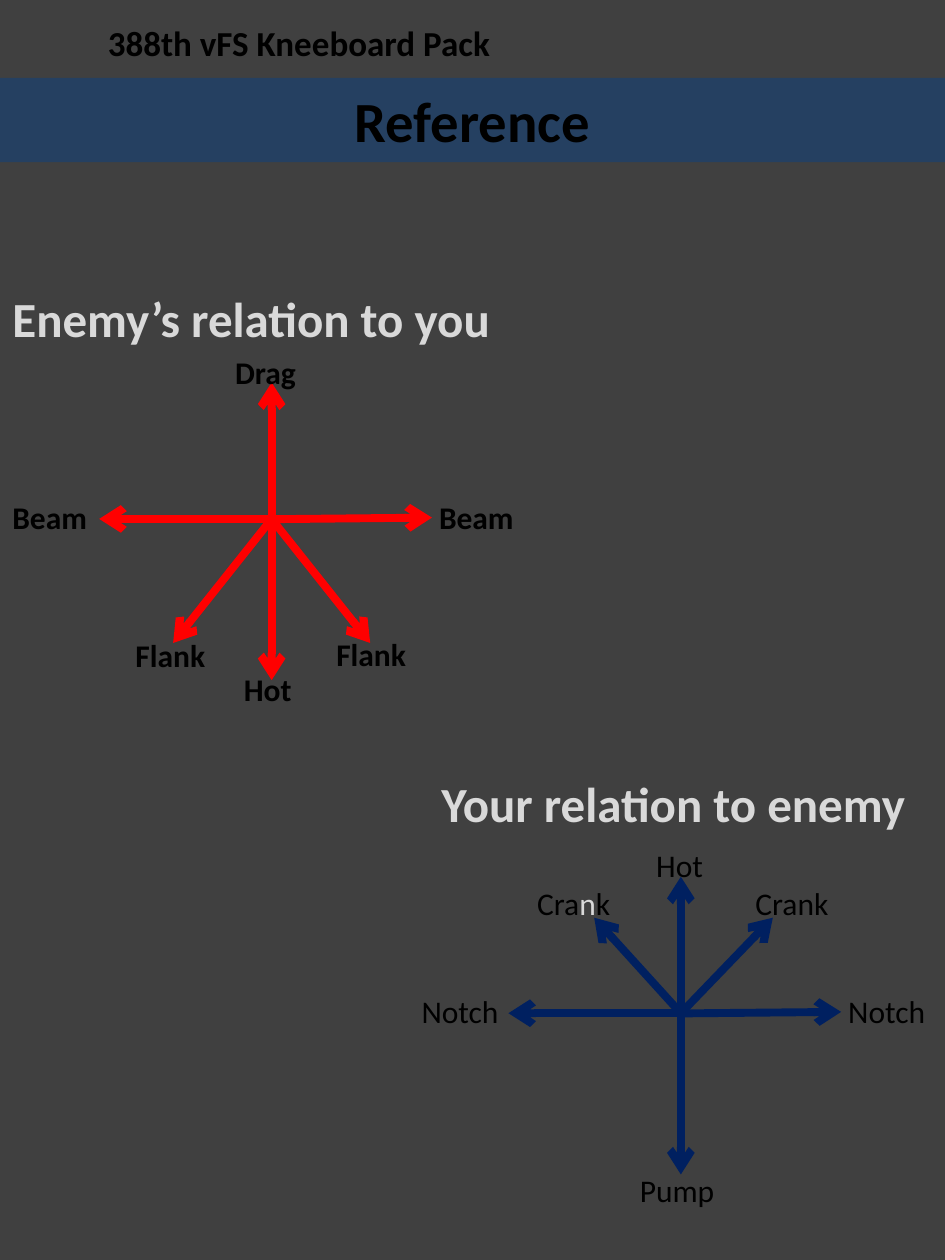
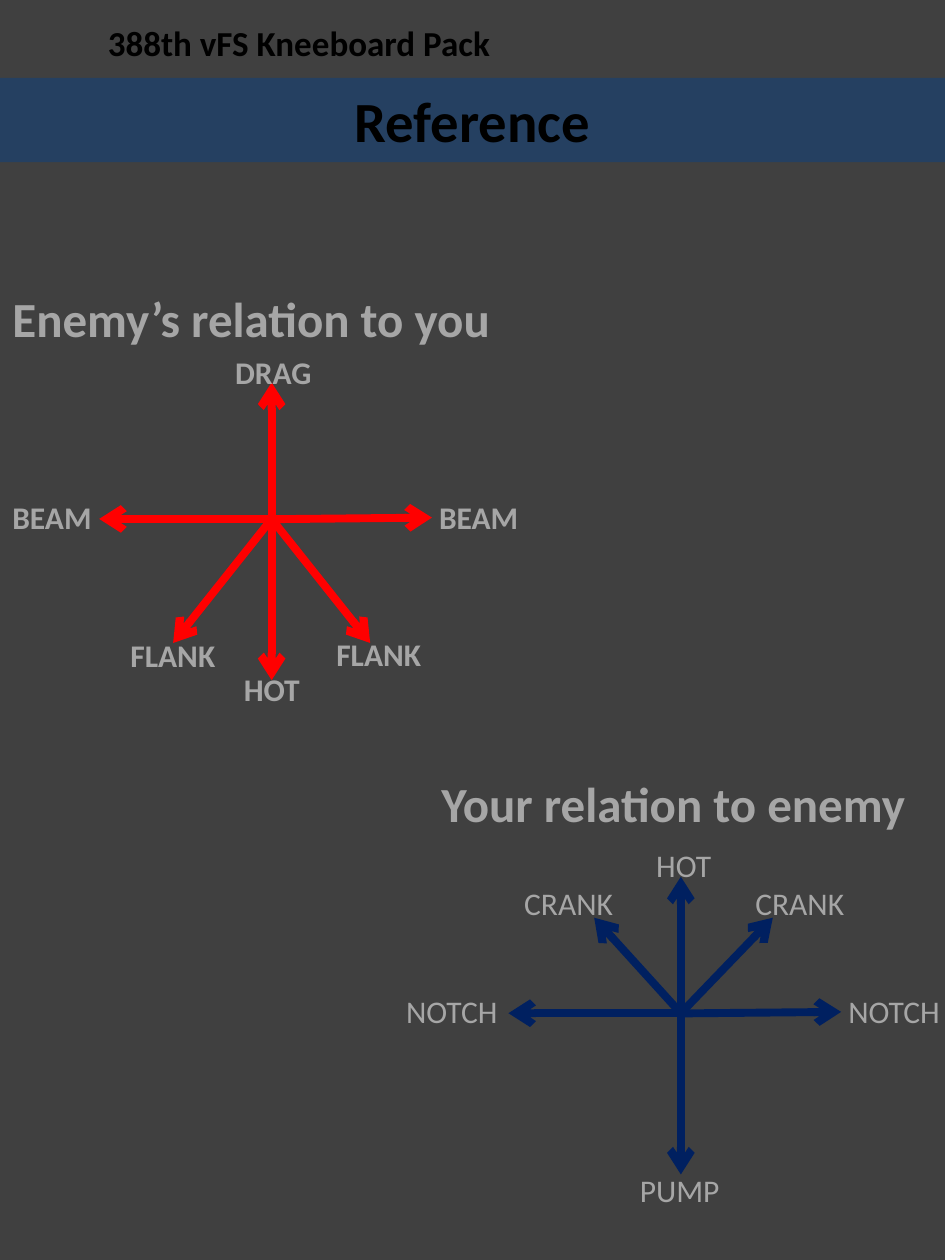
Before and after one commit to 132nd-vWing/132-TRP-388, a slide deck: slide 35 of Kneeboard Pack/388 Kneeboard Pack.pptx (slide 32 before the commit). Drawn at 945x1260 pixels with LibreOffice and Linux fonts; fonts in the diff are those of the drawing; background and template pictures are left out. Boxes give left, top, right and bottom in pixels: in the first picture for what was removed or moved away, otherwise in the second. Text is boxed around its words. In the diff, an @@ line names an element or a change of style, - is before the commit and + after.

```diff
--- a/Kneeboard Pack/388 Kneeboard Pack.pptx
+++ b/Kneeboard Pack/388 Kneeboard Pack.pptx
@@ text "Enemy’s relation to you" at (x1=12, y1=301, x2=490, y2=345): text colour #D9D9D9 to #A6A6A6 @@
@@ text at (x1=235, y1=363, x2=311, y2=392): text changed; text colour #000000 to #A6A6A6 @@
-Drag
+DRAG
@@ text at (x1=12, y1=508, x2=91, y2=529): text changed; text colour #000000 to #A6A6A6 @@
-Beam
+BEAM
@@ text at (x1=439, y1=508, x2=518, y2=529): text changed; text colour #000000 to #A6A6A6 @@
-Beam
+BEAM
@@ text at (x1=130, y1=641, x2=215, y2=667): text changed; text colour #000000 to #A6A6A6 @@
-Flank
+FLANK
@@ text at (x1=336, y1=639, x2=421, y2=666): text changed; text colour #000000 to #A6A6A6 @@
-Flank
+FLANK
@@ text at (x1=244, y1=675, x2=300, y2=701): text changed; text colour #000000 to #A6A6A6 @@
-Hot
+HOT
@@ text "Your relation to enemy" at (x1=441, y1=787, x2=905, y2=830): text colour #D9D9D9 to #A6A6A6 @@
@@ text at (x1=656, y1=856, x2=711, y2=884): text changed; text colour #000000 to #A6A6A6 @@
-Hot
+HOT
@@ text at (x1=524, y1=895, x2=613, y2=923): text changed; text colour #000000 to #A6A6A6 @@
-Crank
+CRANK
@@ text at (x1=755, y1=895, x2=844, y2=923): text changed; text colour #000000 to #A6A6A6 @@
-Crank
+CRANK
@@ text at (x1=406, y1=1002, x2=497, y2=1023): text changed; text colour #000000 to #A6A6A6 @@
-Notch
+NOTCH
@@ text at (x1=848, y1=1003, x2=939, y2=1023): text changed; text colour #000000 to #A6A6A6 @@
-Notch
+NOTCH
@@ text at (x1=640, y1=1182, x2=720, y2=1202): text changed; text colour #000000 to #A6A6A6 @@
-Pump
+PUMP
```
Also in this commit, not shown: 28 other slides changed, 4 slides added, 1 slide removed, 2 other files.
